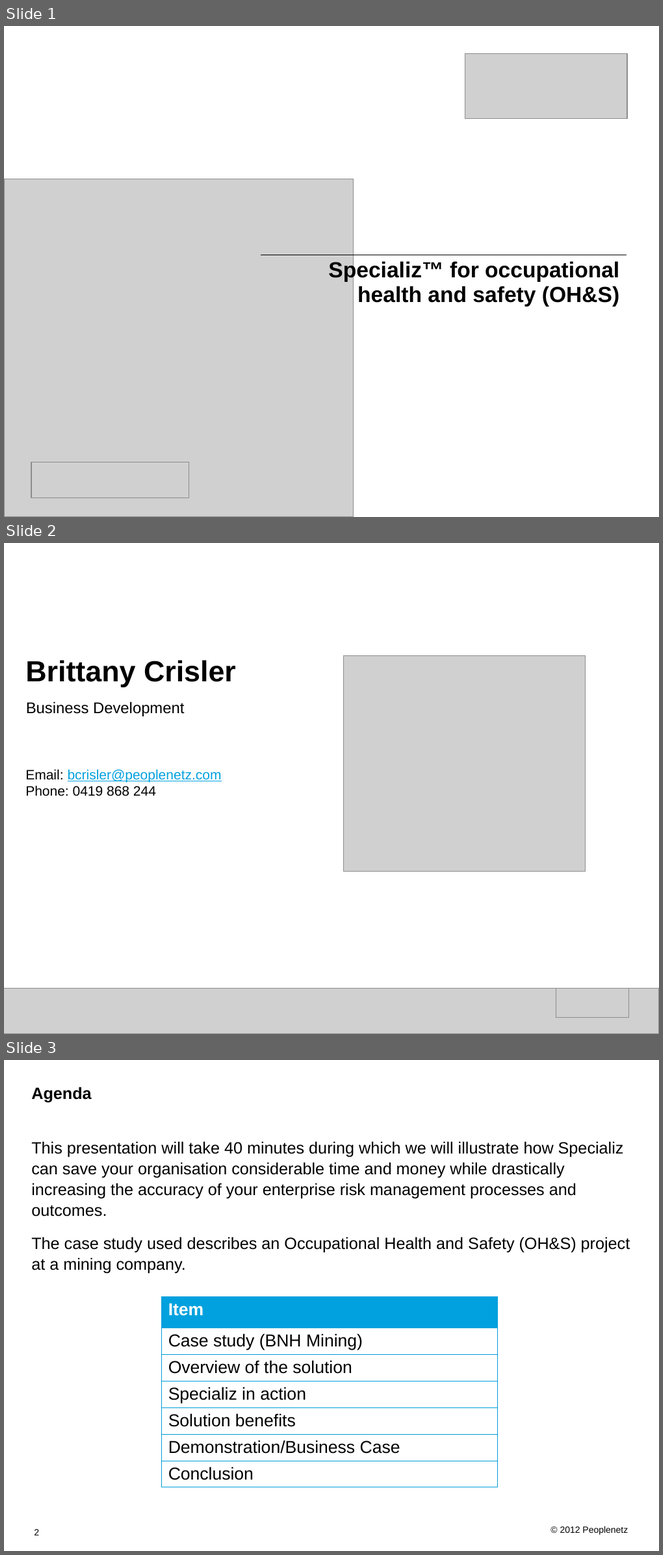
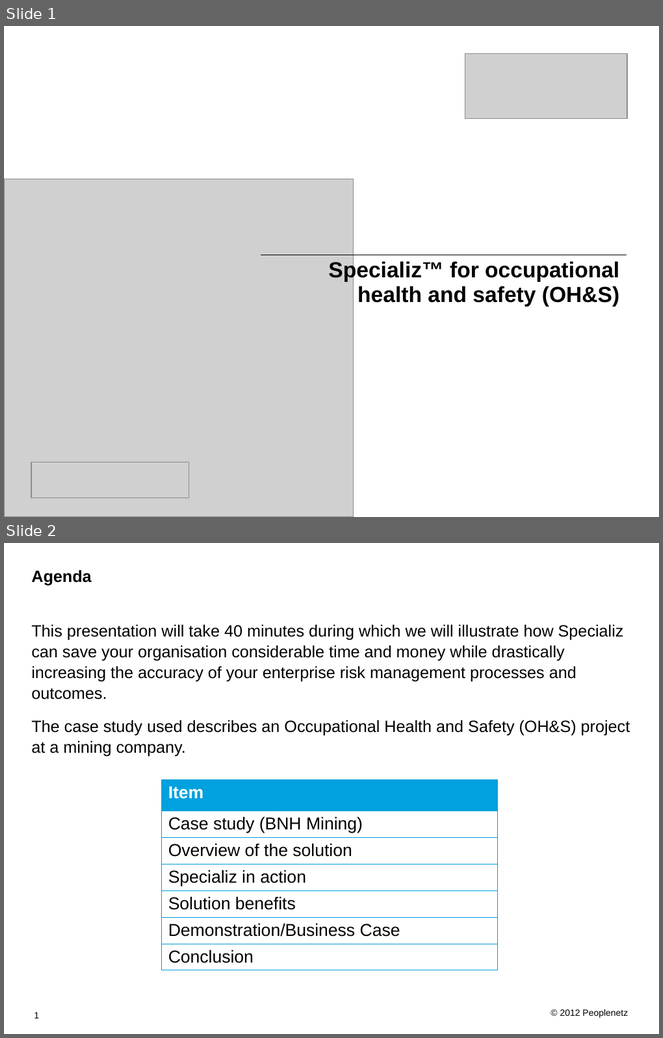
Before and after one commit to cavalryjim/peoplenetz, a slide deck: public/assets/documents/presentations/OHS_Specializ_Presentation.pptx. Shown one above the other, each under a label of ours: slides 1, 2 and 3 before the commit, slides 1 and 2 after it. The pictures are 663x1555 and 663x1038 pixels, drawn with LibreOffice and Linux fonts; fonts in the diff are those of the drawing; grey boxes stand for pictures. Boxes give left, top, right and bottom in pixels: in the first picture for what was removed or moved away, otherwise in the second. Text is boxed around its words. In the diff, an @@ line names an element or a change of style, - is before the commit and + after.

```diff
--- a/public/assets/documents/presentations/OHS_Specializ_Presentation.pptx
+++ b/public/assets/documents/presentations/OHS_Specializ_Presentation.pptx
@@ slide 2 removed at (4, 543, 659, 1034), background #FFFFFF @@
@@ picture removed at (343, 655, 585, 871) @@
@@ text removed at (25, 660, 236, 687) @@
-Brittany Crisler
@@ text removed at (26, 702, 184, 717) @@
-Business Development
@@ text removed at (25, 769, 222, 797) @@
-Email: bcrisler@peoplenetz.com
-Phone: 0419 868 244
@@ picture removed at (4, 989, 659, 1034) @@
@@ picture removed at (556, 989, 629, 1018) @@
@@ what was slide 3 is now slide 2 @@
@@ page number at (34, 1012, 39, 1019): text changed @@
-2
+1
```
Also in this commit, not shown: 18 other files.
